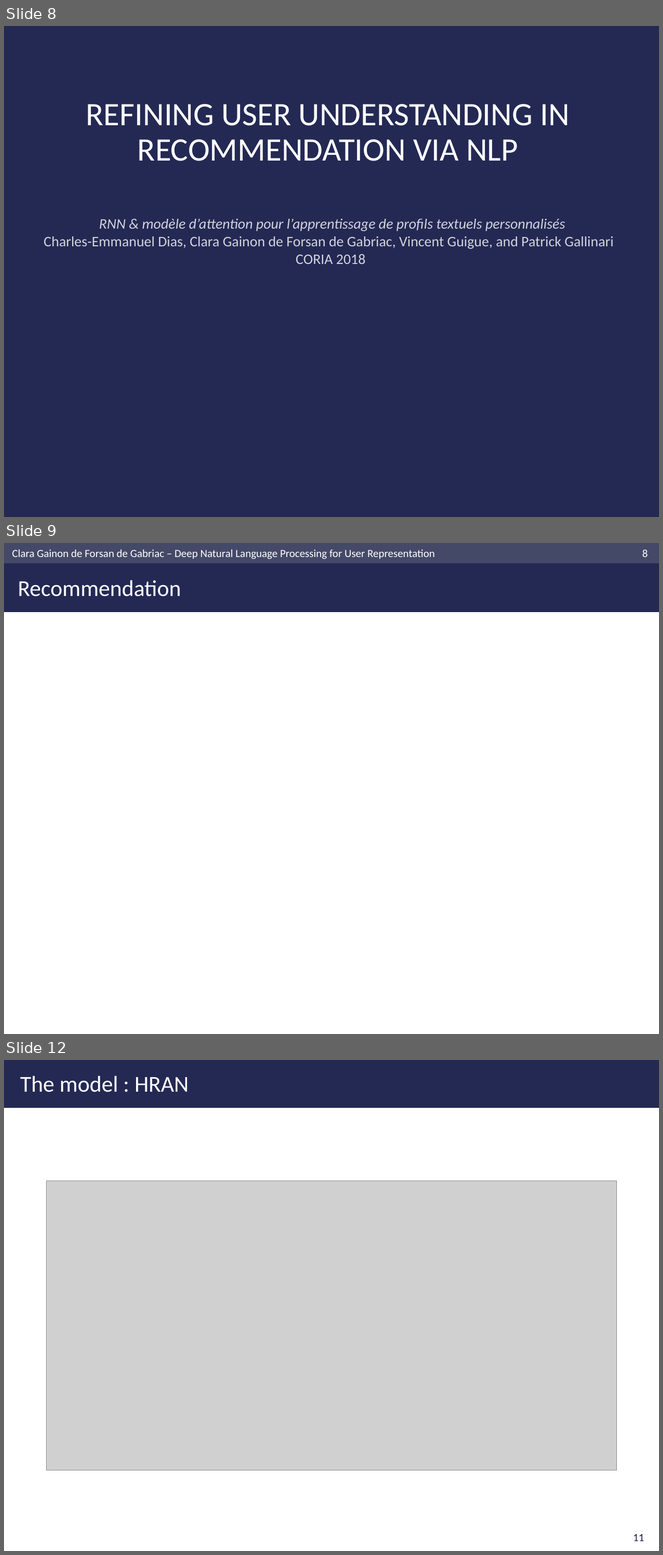
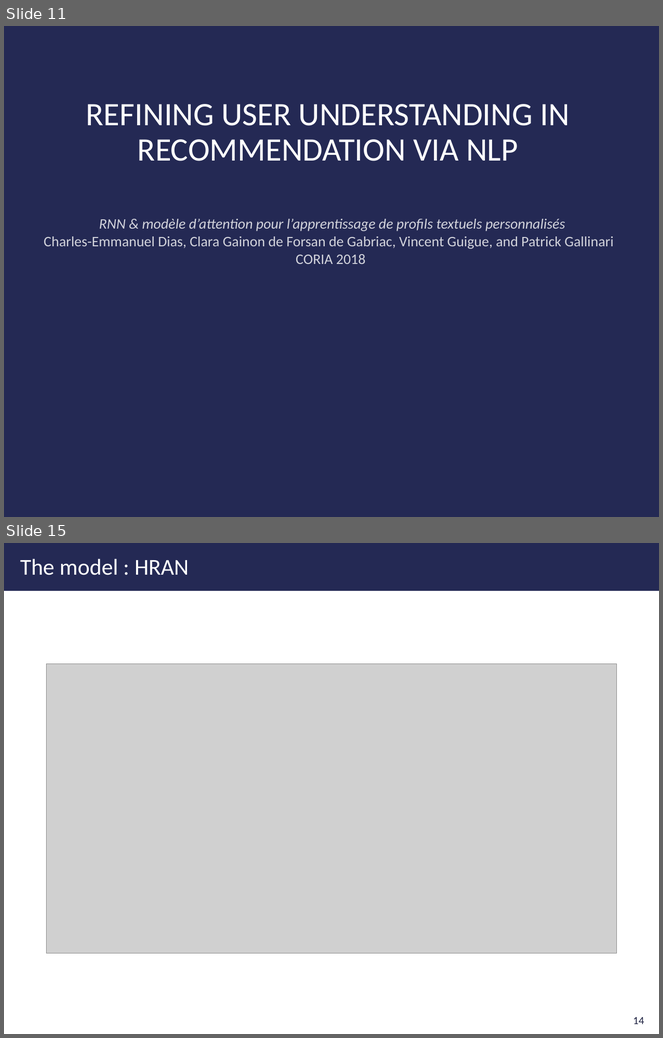
Before and after one commit to clara-gdef/defense, a slide deck: defense.pptx. Shown one above the other, each under a label of ours: slides 8, 9 and 12 before the commit, slides 11 and 15 after it; the slides between them are not shown. The pictures are 663x1555 and 663x1038 pixels, drawn with LibreOffice and Linux fonts; fonts in the diff are those of the drawing; grey boxes stand for pictures; background and template pictures are left out. Boxes give left, top, right and bottom in pixels: in the first picture for what was removed or moved away, otherwise in the second. Text is boxed around its words. In the diff, an @@ line names an element or a change of style, - is before the commit and + after.

```diff
--- a/defense.pptx
+++ b/defense.pptx
@@ slide 9 removed at (4, 543, 659, 1034), background #FFFFFF @@
@@ rectangle removed at (4, 543, 659, 612) @@
@@ rectangle removed at (4, 543, 659, 563) @@
@@ text removed at (12, 549, 435, 559) @@
-Clara Gainon de Forsan de Gabriac – Deep Natural Language Processing for User Representation
@@ page number removed at (643, 549, 648, 557) @@
-8
@@ title removed at (18, 580, 181, 597) @@
-Recommendation
@@ what was slide 8 is now slide 11 @@
@@ what was slide 12 is now slide 15 @@
@@ page number at (633, 1017, 644, 1025): text changed @@
-11
+14
```
Also in this commit, not shown: 7 slides changed, 7 slides added, 3 other slides removed, 2 other files.
